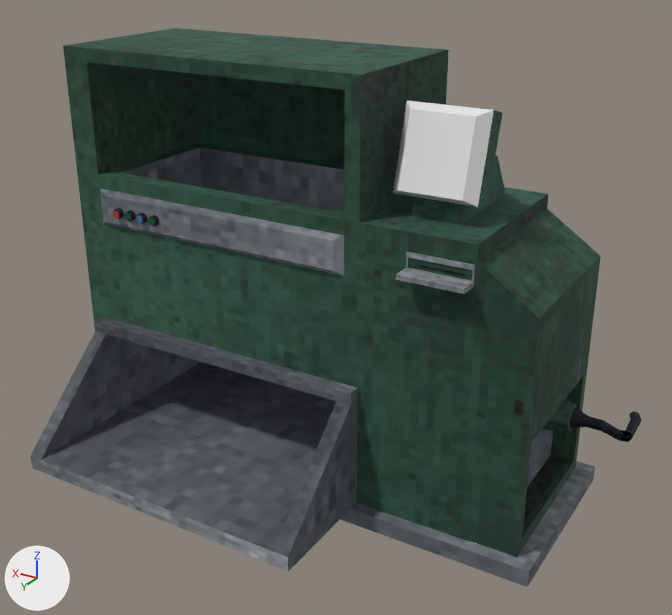
The FBX model Assets/Models/Room/Machine.fbx as it was, and as the next commit left it.
Before and after are seen from a 50 mm camera at (-2.82, -4.29, 3.54) aimed at (-0.11, -8.79, 1.29). The lights are fixed; the arrows at lower left show +X, +Y and +Z. Where no turn or scale is listed for an object, it has been applied to the vertices. Vertices at the same position are counted once.

Objects in the first picture: 'Machine'.
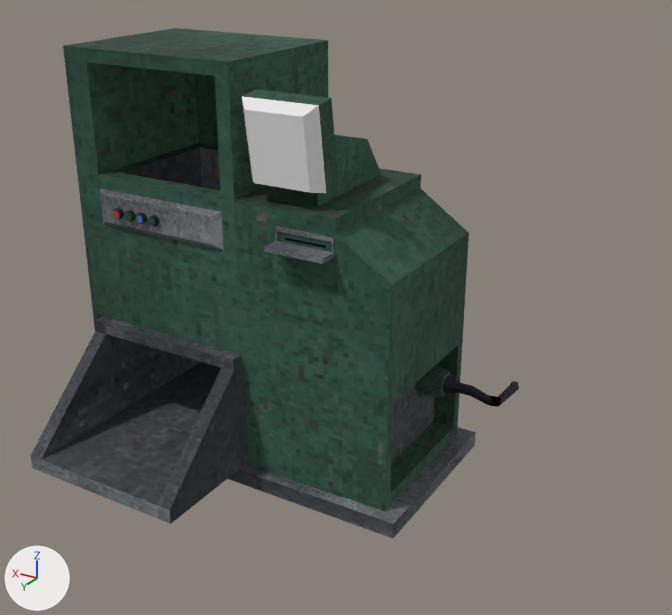
The newer file is also turned or shifted as a whole; pictures and numbers use the older file's frame.

Location of each change, [x1, y1, x2, y2] in pixels of the pictures (672 x 615 px; the box of a moved part takes in the faces that stretch with it):
'Machine', reshaped (20% narrower, 9% shorter): before [31, 28, 641, 587]; after [31, 28, 519, 538]
part 1 of me_cube_006, moved or reshaped: before [87, 32, 641, 557]; after [87, 32, 519, 511]
part 2 of me_cube_006, surface changed: [72, 29, 200, 327] in both
part 3 of me_cube_006, recoloured: before [31, 148, 595, 587]; after [31, 148, 476, 538]

The change, as a diff of the scene's bpy script:
```diff
--- a/Assets/Models/Room/Machine.fbx.py
+++ b/Assets/Models/Room/Machine.fbx.py
@@ img_machine_grey_png @@
+img_machine_grey_png = load_image('Machine grey.png', '_unpacked/Machine_grey.png', 512, 512, 'sRGB')
@@ mat_material_055 @@
+mat_material_055 = principled_material('Material.055')
+mat_material_055.texture = img_machine_grey_png
+mat_material_055.roughness = 0.907
@@ me_cube_006 @@
 # used by ob_machine; location = (0.542, -8.991, 0.639)
-me_cube_006.from_pydata(...)  # 517 vertices, 501 faces; spans x -2.39..1.17, y -0.96..1.28, z -0.56..2.12
+me_cube_006.from_pydata(...)  # 517 vertices, 501 faces; spans x -1.55..1.17, y -0.96..1.28, z -0.56..2.12
+# me_cube_006 part 1
+# 1 vertex is removed from x -0.81, y -0.4, z 1.06
+# 191 vertices in x -2.39..-0.7, y -0.96..1.28, z -0.56..2.12 move by (0.84, 0.0, 0.0)
+# 43 vertices in x -2.35..-0.9, y -0.85..1.28, z -0.46..2.12 move by (0.83, 0.0, 0.0)
+# 16 vertices move from x -1.58..-1.09, y 0.05..0.37, z 1.33..1.94 to x -0.75..-0.25, y 0.33..0.59, z 1.33..1.96
+# me_cube_006 part 2: 280 kept faces spanning x -1.3..1.17, y -0.67..1.28, z -0.56..2.12 get new texture (UV) coordinates
+# me_cube_006 part 3: 106 faces spanning x -1.3..1.17, y -0.67..1.28, z -0.56..1.91 switch from mat_material_023 (picture img_machine_grey_jpg) to mat_material_055 (picture img_machine_grey_png)
 me_cube_006.materials.append(mat_material_017)
```
